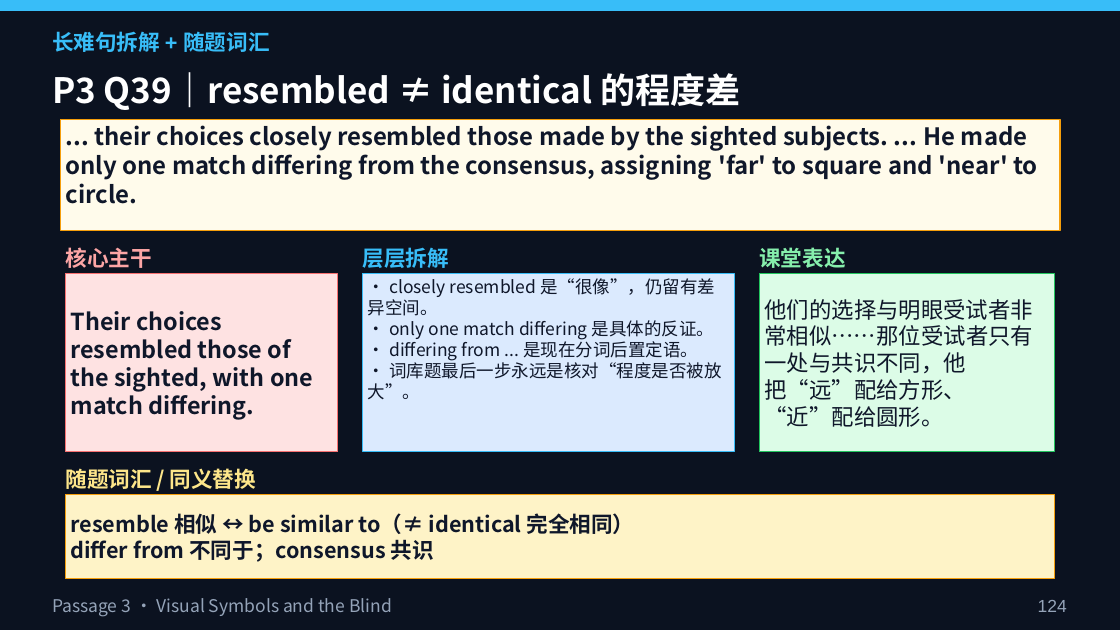
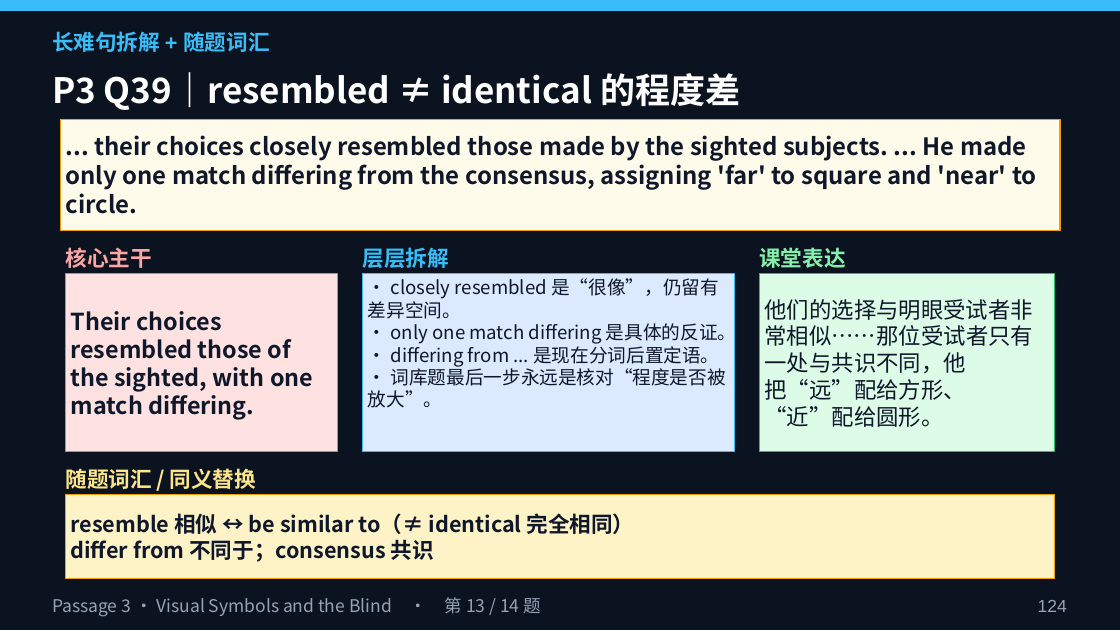
Before and after one commit to mrgreedcp-spec/AI-Portfolio, a slide deck: slide 124 of lesson3/第三节课PPT_雅思阅读精讲.pptx. Drawn at 1120x630 pixels with LibreOffice and Linux fonts; fonts in the diff are those of the drawing. Boxes give left, top, right and bottom in pixels: in the first picture for what was removed or moved away, otherwise in the second. Text is boxed around its words. In the diff, an @@ line names an element or a change of style, - is before the commit and + after.

```diff
--- a/lesson3/第三节课PPT_雅思阅读精讲.pptx
+++ b/lesson3/第三节课PPT_雅思阅读精讲.pptx
@@ rectangle "... their choices closely resembled ..." at <box>60,119,1060,230</box>: vertical alignment top to middle @@
@@ rectangle "· closely resembled 是“很像”，仍留有差异空间。" at <box>363,274,734,452</box>: size 15 to 16 pt @@
@@ text at <box>52,597,541,617</box>: text changed @@
-Passage 3 · Visual Symbols and the Blind
+Passage 3 · Visual Symbols and the Blind · 第 13 / 14 题
```
Also in this commit, not shown: 158 other slides changed, 8 other files.
